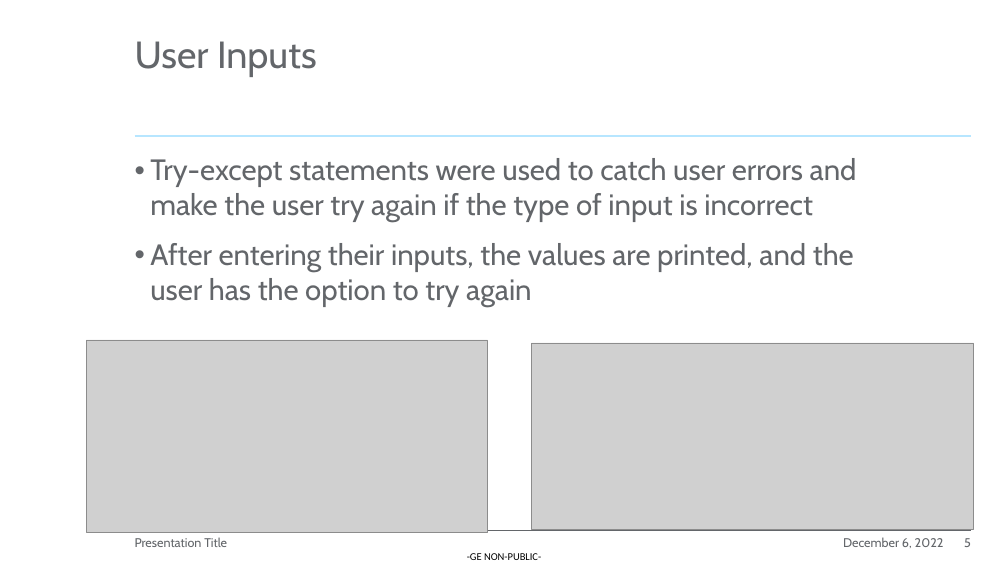
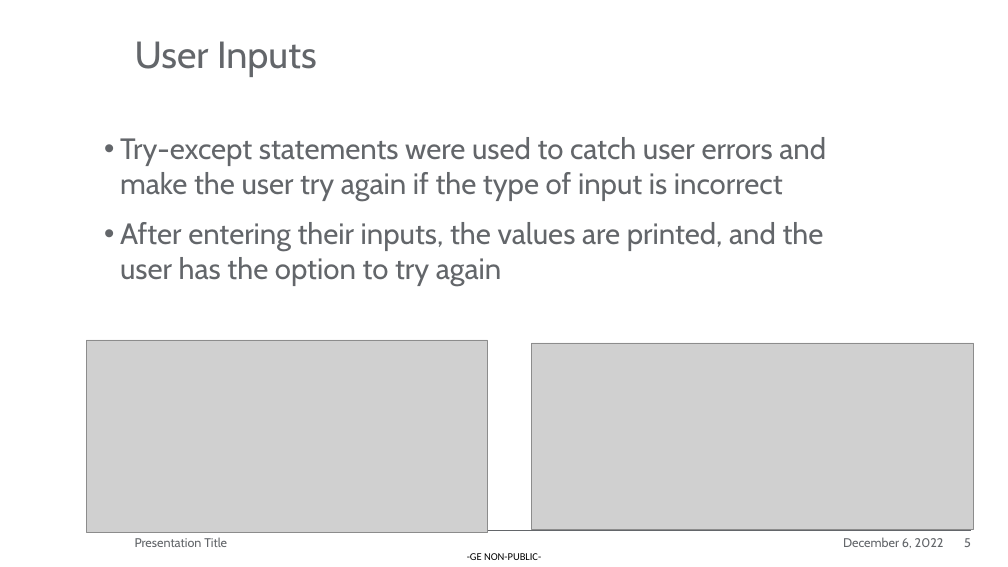
Before and after one commit to EEDP-2022-A/A-Course_Software_Homework_2022, a slide deck: slide 5 of Sprint Review PPT.pptx. Drawn at 1008x567 pixels with LibreOffice and Linux fonts; fonts in the diff are those of the drawing; grey boxes stand for pictures; background and template pictures are left out. Boxes give left, top, right and bottom in pixels: in the first picture for what was removed or moved away, otherwise in the second. Text is boxed around its words. In the diff, an @@ line names an element or a change of style, - is before the commit and + after.

```diff
--- a/Sprint Review PPT.pptx
+++ b/Sprint Review PPT.pptx
@@ text "Try-except statements were used to ...": place and size @@
-text "Try-except statements were used to ..." at box(150, 158, 857, 307)
+text "Try-except statements were used to ..." at box(120, 137, 826, 286)
@@ line removed from (135, 136) to (972, 136) @@
@@ line removed from (228, 136) to (972, 136) @@
```
Also in this commit, not shown: 3 other slides changed.
